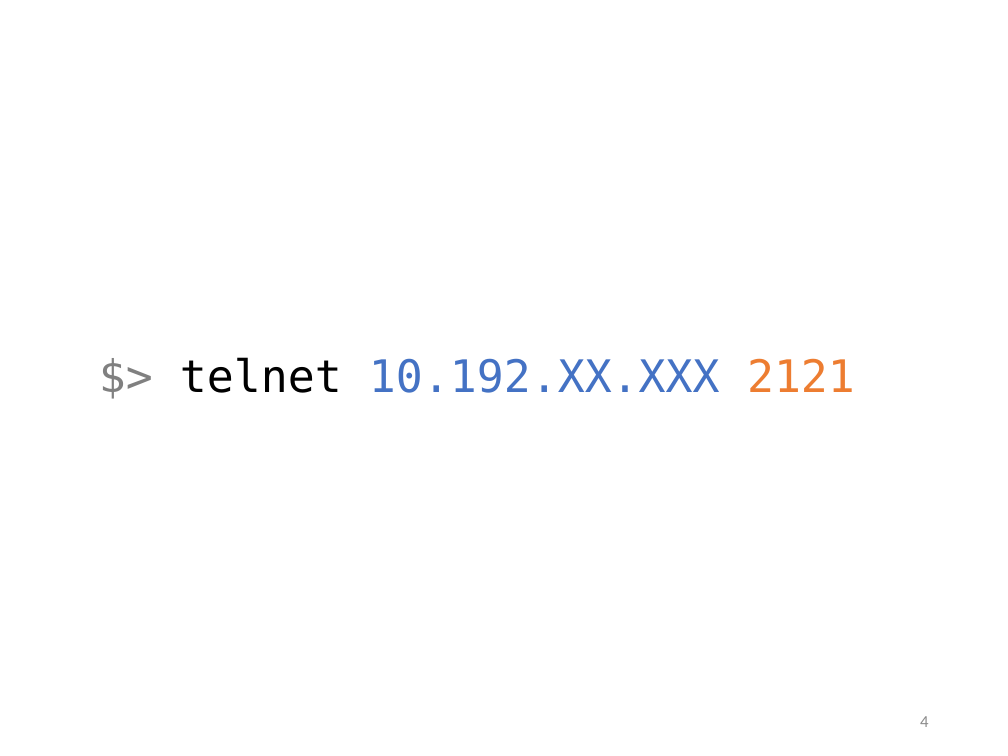
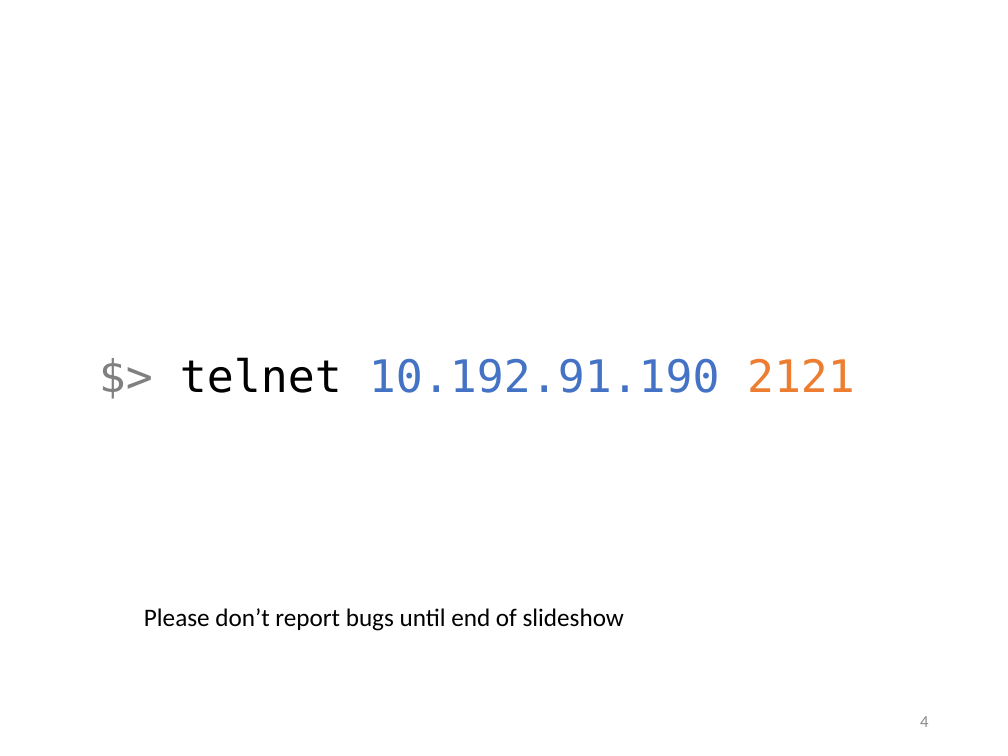
Before and after one commit to BastienClement/Sokonet, a slide deck: slide 4 of presentation/Sokonet.pptx. Drawn at 1008x756 pixels with LibreOffice and Linux fonts; fonts in the diff are those of the drawing. Boxes give left, top, right and bottom in pixels: in the first picture for what was removed or moved away, otherwise in the second. Text is boxed around its words. In the diff, an @@ line names an element or a change of style, - is before the commit and + after.

Commit message:
edited presentation stuff

```diff
--- a/presentation/Sokonet.pptx
+++ b/presentation/Sokonet.pptx
@@ title at [180, 357, 855, 393]: text changed @@
-$> telnet 10.192.XX.XXX 2121 $
+$> telnet 10.192.91.190 2121 $
@@ text added at [144, 608, 624, 631], 18 pt, text #000000 @@
+Please don’t report bugs until end of slideshow
```
Also in this commit, not shown: 1 other slide changed.
